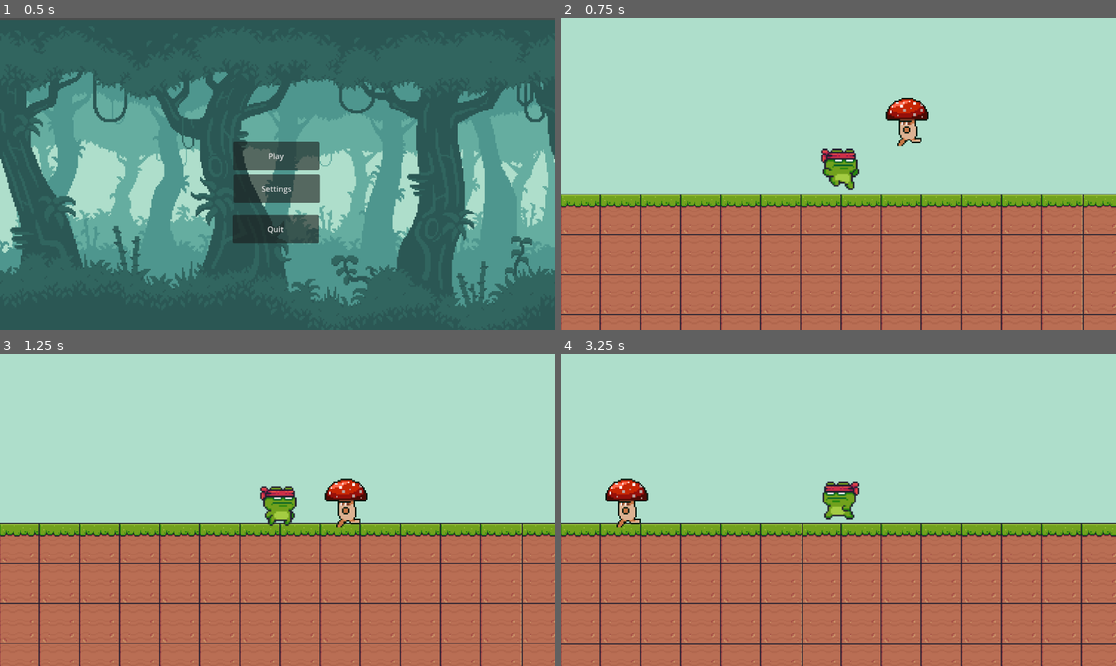
Above: before the commit, frames 1-4 (two rows, left to right).
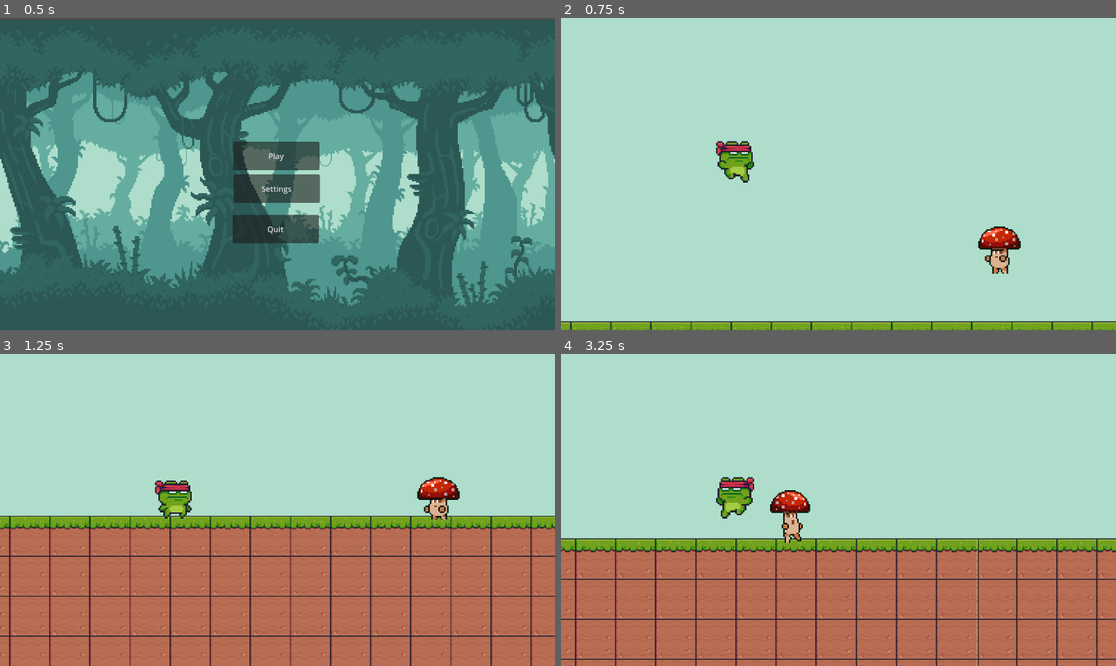
Above: after the commit, the same moments.

Repository: HassanAbdirahin/Frog-game
Game: Godot game, scene res://main.tscn
Two runs of this game, one before a commit and one after it. Both use one fixed random seed, a clock stepped at 60 frames per second and the inputs below.
Inputs:
- Up to frame 1 (0.5 s): no input
- Up to frame 2 (0.75 s): click "Play" at 0.5 s
- Up to frame 3 (1.25 s): no input
- Up to frame 4 (3.25 s): tap Enter (ui_accept) at 1.25, 1.52, 2.27 s; hold Right (ui_right) 1.28-2.78 s; hold Left (ui_left) from 2.78 s (still down)

Frame 1 is identical in both runs. In frame 2, 46% of the frame differs, in the area x 0-100%, y 25-100%; in frame 3, 15%; in frame 4, 19%.

Commit message:
Added Enemy detecting players

Diff:
--- a/Player/player.tscn
+++ b/Player/player.tscn
@@ -468,22 +468,24 @@
 }
 
 [node name="player" type="CharacterBody2D"]
+position = Vector2(1, 0)
 script = ExtResource("1_nymgy")
 
 [node name="CollisionShape2D" type="CollisionShape2D" parent="."]
-position = Vector2(123, 85)
+position = Vector2(-1, 0)
 shape = SubResource("CapsuleShape2D_wj6tn")
+metadata/_edit_lock_ = true
 
 [node name="AnimatedSprite2D" type="AnimatedSprite2D" parent="."]
-position = Vector2(123, 80)
+position = Vector2(0, -5)
 sprite_frames = SubResource("SpriteFrames_se6sa")
 animation = &"idle"
 autoplay = "idle"
 frame = 1
-metadata/_edit_lock_ = true
 
 [node name="Camera2D" type="Camera2D" parent="."]
 position = Vector2(122, 86)
+offset = Vector2(-101.28, -143.075)
 zoom = Vector2(1.85, 1.85)
 limit_left = 100
 limit_top = 0
--- a/game.tscn
+++ b/game.tscn
@@ -394,7 +394,7 @@
 script = ExtResource("1_12aqc")
 
 [node name="ParallaxLayer" type="ParallaxLayer" parent="BG"]
-position = Vector2(-31.6543, 107.807)
+position = Vector2(-67.658, 115.242)
 motion_mirroring = Vector2(1120, 0)
 
 [node name="Plx-1" type="Sprite2D" parent="BG/ParallaxLayer"]
@@ -405,7 +405,7 @@
 [node name="Player" type="Node2D" parent="."]
 
 [node name="player" parent="Player" instance=ExtResource("1_3747c")]
-position = Vector2(395.425, 123)
+position = Vector2(395, 123)
 scale = Vector2(1.78, 1.78)
 
 [node name="enemy" type="Node2D" parent="."]
--- a/mushroom.gd
+++ b/mushroom.gd
@@ -2,19 +2,48 @@
 
 var gravity = ProjectSettings.get_setting("physics/2d/default_gravity")
 var player;
+var chase = false;
+var SPEED = 150;
+
+func _ready():
+	get_node("AnimatedSprite2D").play("idle");
 
 func _physics_process(delta):
 	# gravity
 	velocity.y += gravity * delta
+
+	if chase == true:
+		if get_node("AnimatedSprite2D").animation != "death":
+			get_node("AnimatedSprite2D").play("run");
+		player = get_node("../../Player/player");
+		var direction = (player.global_position - self.global_position).normalized();
+		if direction.x > 0:
+				get_node("AnimatedSprite2D").flip_h = true;
+				velocity.x = direction.x * SPEED;
+		else:
+			velocity.x = direction.x * SPEED;
+			get_node("AnimatedSprite2D").flip_h = false;
+	else:
+		velocity.x = 0;
+		if get_node("AnimatedSprite2D").animation != "death":
+			get_node("AnimatedSprite2D").play("idle");
+
 	move_and_slide()
 
 func _on_player_detection_body_entered(body):
 	if body.name == "player":
-		# Ensure player is correctly detected
-		player = get_node("../../Player/player")
+		chase = true;
 
-		# Check if player is to the left or right based on global_position
-		if player.global_position.x > global_position.x:
-			print("right")
-		else:
-			print("left")
+
+func _on_player_detection_body_exited(body):
+	if body.name == "player":
+		chase = false;
+
+
+
+func _on_player_detection_2_body_entered(body):
+	if body.name == "player":
+		chase = false;
+		get_node("AnimatedSprite2D").play("death")
+		await get_node("AnimatedSprite2D").animation_finished;;
+		self.queue_free();
--- a/mushroom.tscn
+++ b/mushroom.tscn
@@ -7,7 +7,7 @@
 [ext_resource type="Texture2D" uid="uid://tv5mk8n4hami" path="res://Assets/Enemy/Mushroom/Mushroom-Run.png" id="4_xvc7l"]
 
 [sub_resource type="RectangleShape2D" id="RectangleShape2D_xxg0u"]
-size = Vector2(12, 20)
+size = Vector2(12.2137, 22.2137)
 
 [sub_resource type="AtlasTexture" id="AtlasTexture_a3hry"]
 atlas = ExtResource("1_vfdnj")
@@ -76,22 +76,6 @@
 [sub_resource type="AtlasTexture" id="AtlasTexture_7wcfu"]
 atlas = ExtResource("2_eaup7")
 region = Rect2(640, 0, 80, 64)
-
-[sub_resource type="AtlasTexture" id="AtlasTexture_miasd"]
-atlas = ExtResource("2_eaup7")
-region = Rect2(720, 0, 80, 64)
-
-[sub_resource type="AtlasTexture" id="AtlasTexture_883g5"]
-atlas = ExtResource("2_eaup7")
-region = Rect2(800, 0, 80, 64)
-
-[sub_resource type="AtlasTexture" id="AtlasTexture_lpdxg"]
-atlas = ExtResource("2_eaup7")
-region = Rect2(880, 0, 80, 64)
-
-[sub_resource type="AtlasTexture" id="AtlasTexture_rkgnc"]
-atlas = ExtResource("2_eaup7")
-region = Rect2(960, 0, 80, 64)
 
 [sub_resource type="AtlasTexture" id="AtlasTexture_ngme6"]
 atlas = ExtResource("2_eaup7")
@@ -221,26 +205,14 @@
 "texture": SubResource("AtlasTexture_7wcfu")
 }, {
 "duration": 1.0,
-"texture": SubResource("AtlasTexture_miasd")
-}, {
-"duration": 1.0,
-"texture": SubResource("AtlasTexture_883g5")
-}, {
-"duration": 1.0,
-"texture": SubResource("AtlasTexture_lpdxg")
-}, {
-"duration": 1.0,
-"texture": SubResource("AtlasTexture_rkgnc")
-}, {
-"duration": 1.0,
 "texture": SubResource("AtlasTexture_ngme6")
 }, {
 "duration": 1.0,
 "texture": SubResource("AtlasTexture_nl47n")
 }],
-"loop": true,
+"loop": false,
 "name": &"death",
-"speed": 5.0
+"speed": 10.0
 }, {
 "frames": [{
 "duration": 1.0,
@@ -299,13 +271,16 @@
 }]
 
 [sub_resource type="CircleShape2D" id="CircleShape2D_l484k"]
-radius = 88.0
+radius = 161.697
+
+[sub_resource type="RectangleShape2D" id="RectangleShape2D_io6ei"]
+size = Vector2(15, 37)
 
 [node name="Mushroom" type="CharacterBody2D"]
 script = ExtResource("1_xe88c")
 
 [node name="CollisionShape2D" type="CollisionShape2D" parent="."]
-position = Vector2(0, -1)
+position = Vector2(-2, -3.175)
 scale = Vector2(1.965, 1.965)
 shape = SubResource("RectangleShape2D_xxg0u")
 
@@ -313,14 +288,22 @@
 position = Vector2(0, -29.295)
 scale = Vector2(1.6, 1.6)
 sprite_frames = SubResource("SpriteFrames_n24hv")
-animation = &"run"
-metadata/_edit_lock_ = true
+animation = &"death"
+frame = 10
+frame_progress = 1.0
 
 [node name="PlayerDetection" type="Area2D" parent="."]
-metadata/_edit_lock_ = true
+visible = false
 
 [node name="CollisionShape2D" type="CollisionShape2D" parent="PlayerDetection"]
 shape = SubResource("CircleShape2D_l484k")
-metadata/_edit_lock_ = true
+
+[node name="PlayerDeath" type="Area2D" parent="."]
+
+[node name="CollisionShape2D" type="CollisionShape2D" parent="PlayerDeath"]
+position = Vector2(-2, -9)
+shape = SubResource("RectangleShape2D_io6ei")
 
 [connection signal="body_entered" from="PlayerDetection" to="." method="_on_player_detection_body_entered"]
+[connection signal="body_exited" from="PlayerDetection" to="." method="_on_player_detection_body_exited"]
+[connection signal="body_entered" from="PlayerDeath" to="." method="_on_player_detection_2_body_entered"]
Not shown: 1 places in mushroom.tscn that only renumber resources
